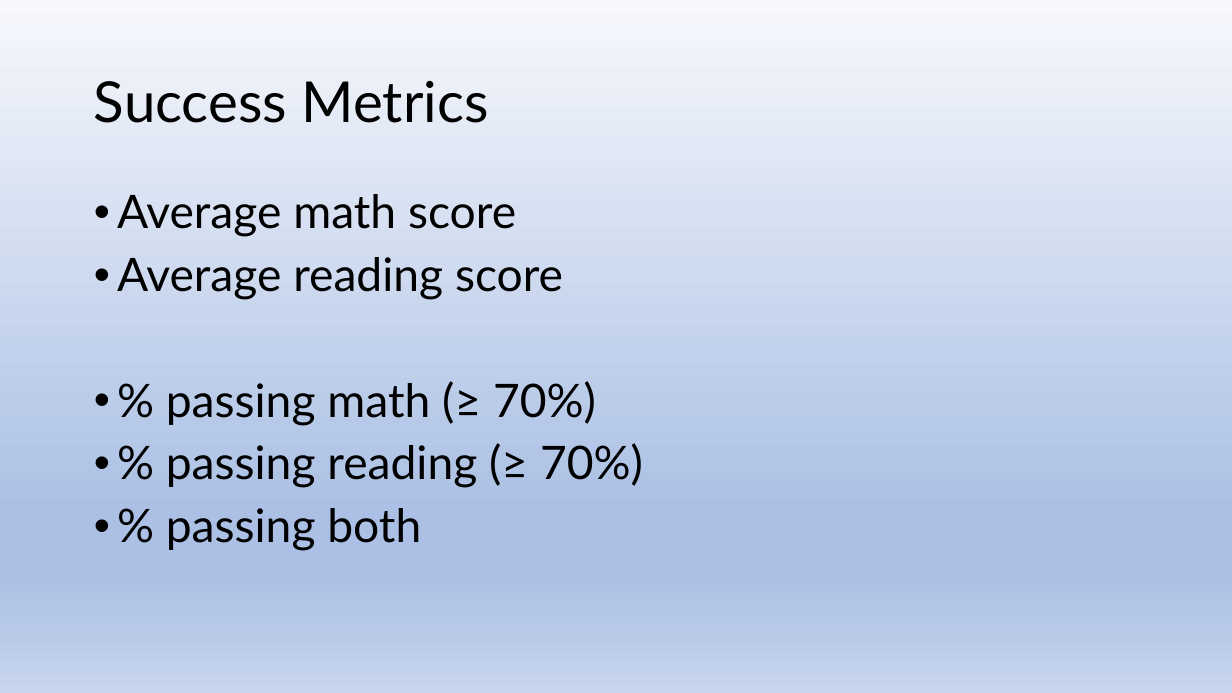
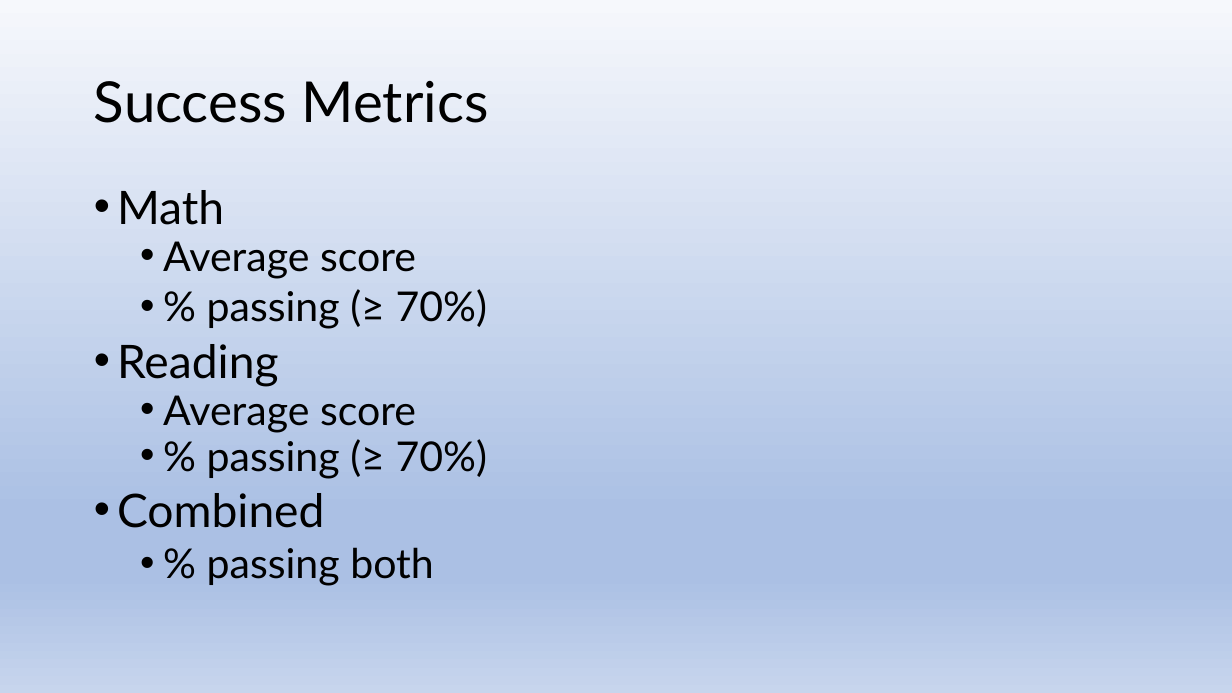
Before and after one commit to js816/tableau_school_district_analysis, a slide deck: slide 5 of School District Analysis.pptx (slide 3 before the commit). Drawn at 1232x693 pixels with LibreOffice and Linux fonts; fonts in the diff are those of the drawing. Boxes give left, top, right and bottom in pixels: in the first picture for what was removed or moved away, otherwise in the second. Text is boxed around its words. In the diff, an @@ line names an element or a change of style, - is before the commit and + after.

```diff
--- a/School District Analysis.pptx
+++ b/School District Analysis.pptx
@@ text at (x1=117, y1=190, x2=488, y2=528): text changed; size 36 to 32 pt @@
-• Average math score
-• Average reading score
-• % passing math (≥ 70%)
-• % passing reading (≥ 70%)
+• Math
+  • Average score
+  • % passing (≥ 70%)
+• Reading
+  • Average score
+  • % passing (≥ 70%)
+• Combined
@@ text at (x1=207, y1=547, x2=434, y2=585): size 36 to 32 pt in "% passing both"; list level 1 to 2 in "% passing both" @@
```
Also in this commit, not shown: 4 other slides changed, 21 slides added, 1 slide removed, 1 other file.
